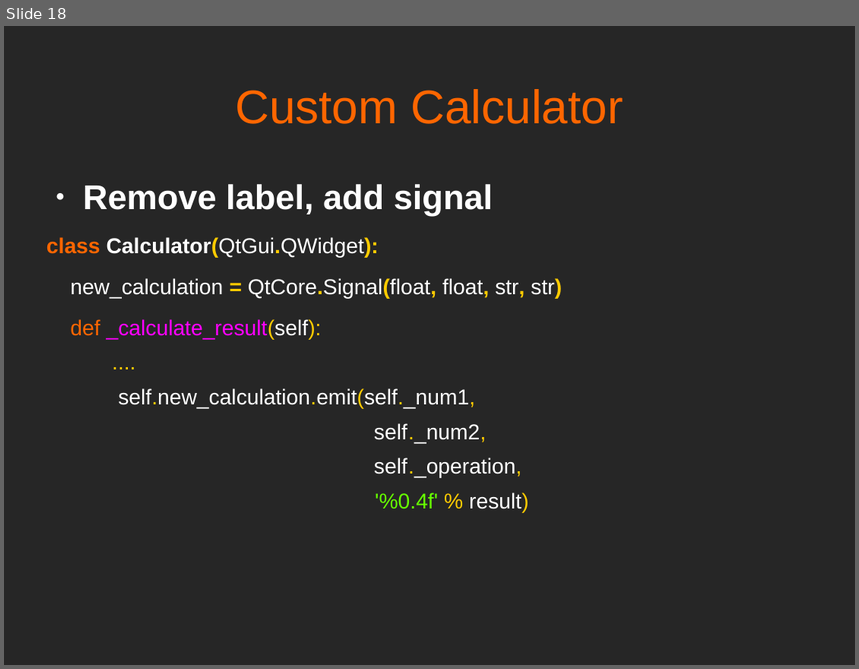
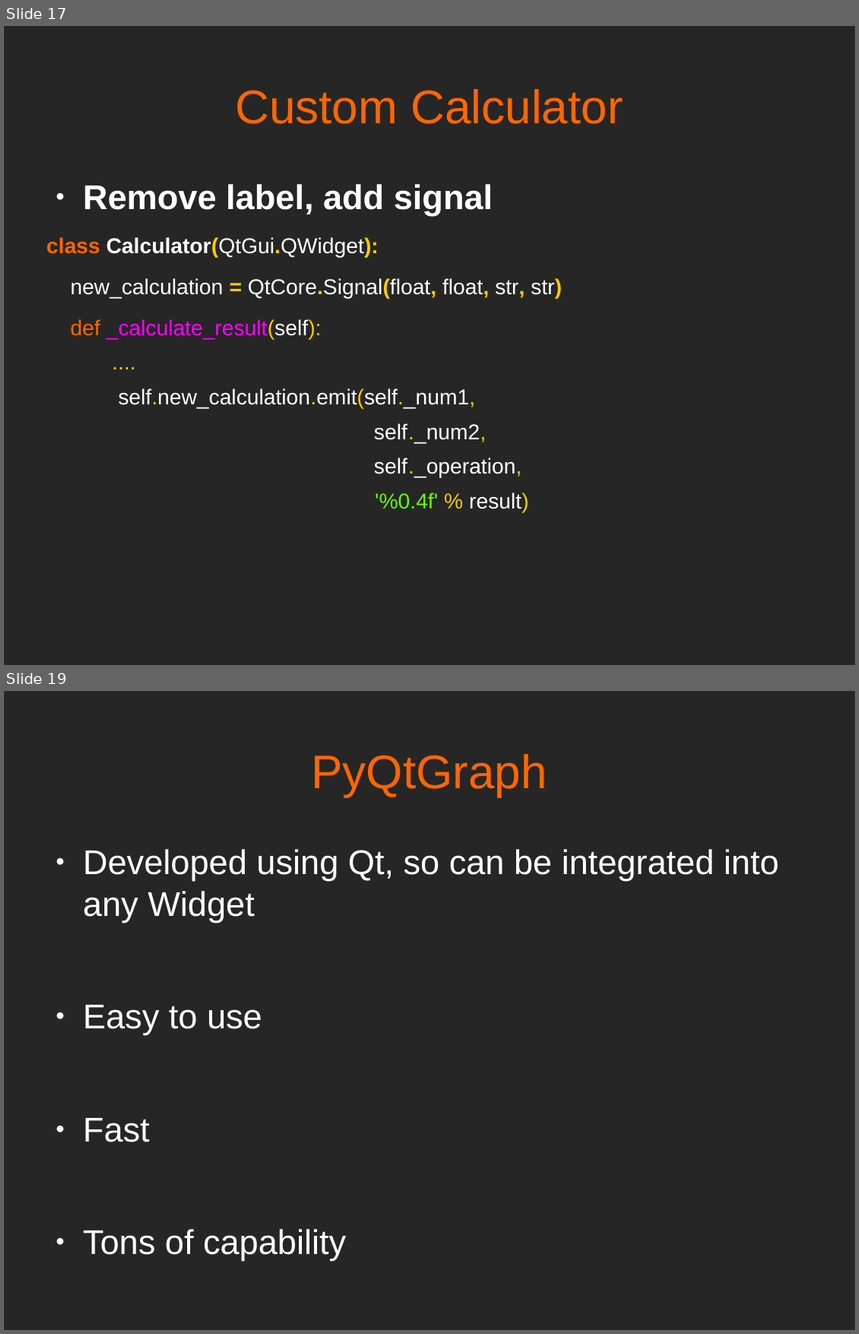
Before and after one commit to mfarhan12/qt-presentation, a slide deck: OPAG QT Presentation.odp. Shown one above the other, each under a label of ours: slide 18 before the commit, slides 17 and 19 after it; the slides between them are not shown. The pictures are 859x669 and 859x1334 pixels, drawn with LibreOffice and Linux fonts; fonts in the diff are those of the drawing. Boxes give left, top, right and bottom in pixels: in the first picture for what was removed or moved away, otherwise in the second. Text is boxed around its words. In the diff, an @@ line names an element or a change of style, - is before the commit and + after.

```diff
--- a/OPAG QT Presentation.odp
+++ b/OPAG QT Presentation.odp
@@ slide 19 added at bbox=[4, 691, 855, 1330], background #262626 @@
@@ text added at bbox=[312, 754, 547, 797], 44 pt, text #FF6600 @@
+PyQtGraph
@@ text added at bbox=[83, 849, 779, 1261], 32 pt, text #FFFFFF @@
+● Developed using Qt, so can be integrated into any Widget
+● Easy to use
+● Fast
+● Tons of capability
@@ what was slide 18 is now slide 17 @@
```
Also in this commit, not shown: 4 other slides added, 2 slides removed, 4 other files.
